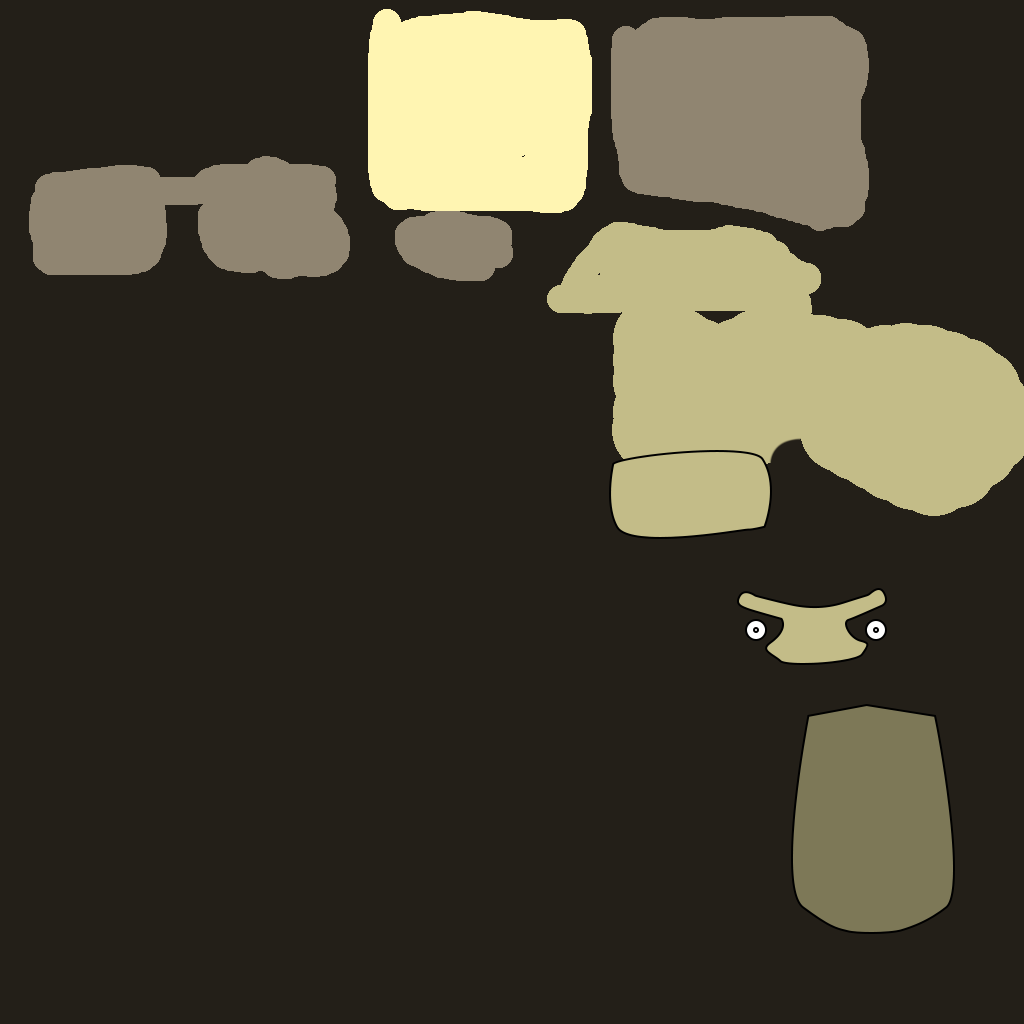
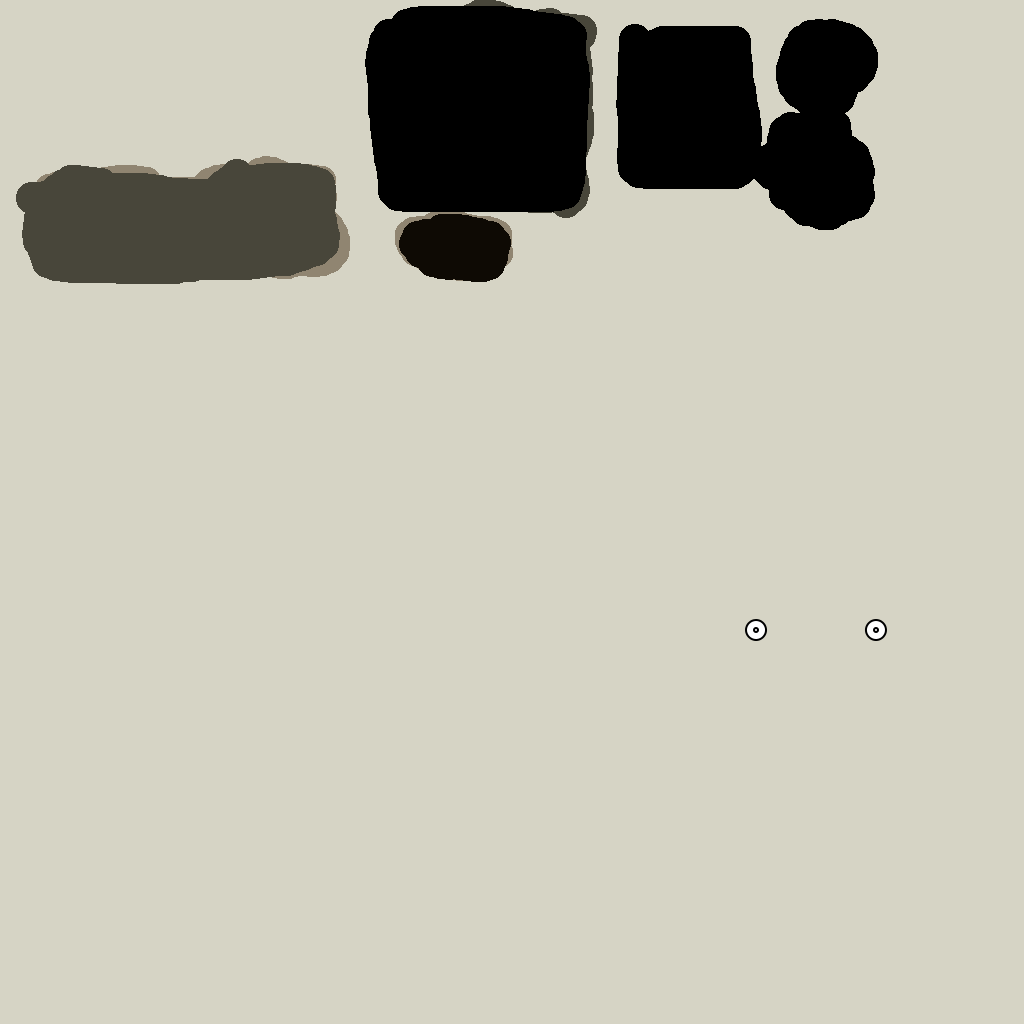
Revision of a layered 1024×1024 image; what changed, layer by layer:
showed group "polar" (8 layers) over (0, 0, 1024, 1024)
added group "eyes copia" with 2 layers in group "polar" over (745, 619, 887, 641)
moved "Forma 5" (1st of 5, in "polar" › "eyes copia") into group "eyes copia", painted on it over (736, 619, 913, 633)
moved "Forma 4" (1st of 5, in "polar" › "eyes copia") into group "eyes copia", painted on it over (725, 608, 925, 641)
showed group "pardo" (10 layers) over (0, 0, 1024, 1024)
hid group "default anteojos" (10 layers) over (0, 0, 1024, 1024)
